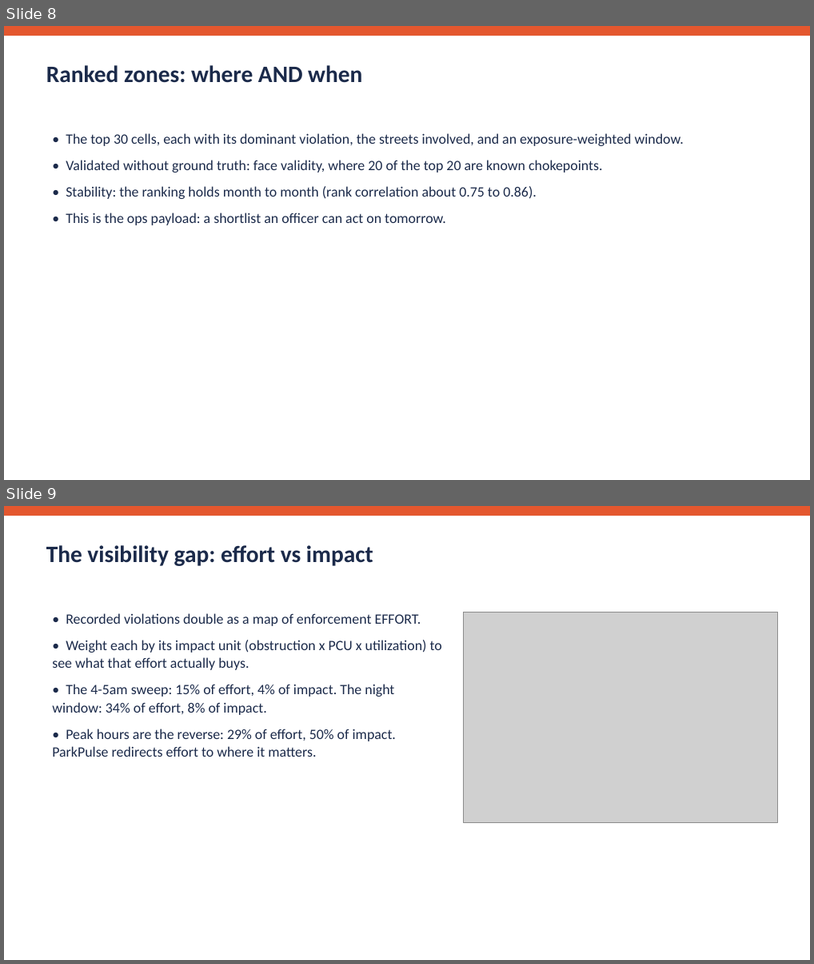
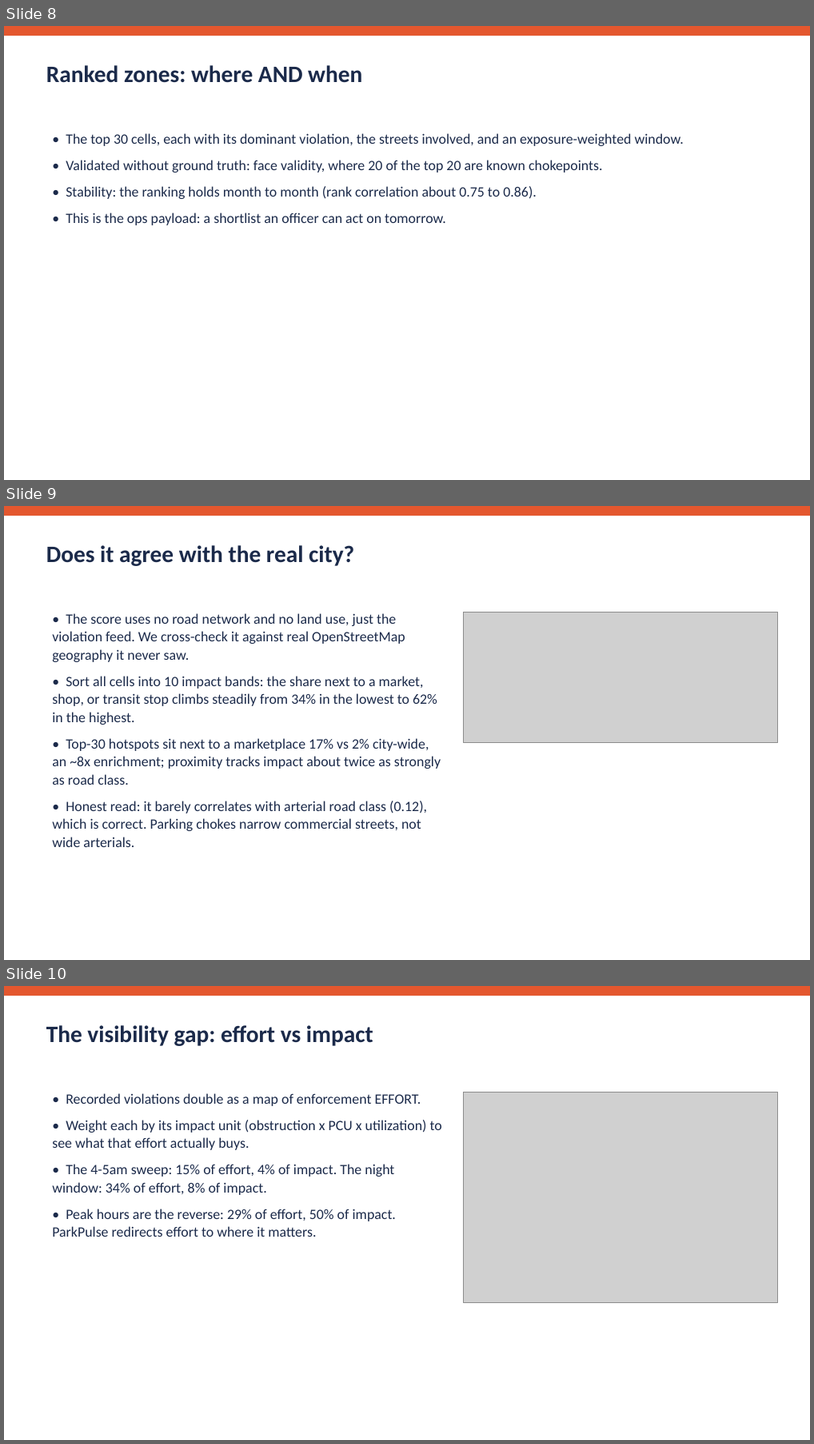
Before and after one commit to senku14x/Flipkart-Gridlock, a slide deck: submission/ParkPulse_Pitch_Deck.pptx. Shown one above the other, each under a label of ours: slides 8 and 9 before the commit, slides 8, 9 and 10 after it. The pictures are 814x964 and 814x1444 pixels, drawn with LibreOffice and Linux fonts; fonts in the diff are those of the drawing; grey boxes stand for pictures. Boxes give left, top, right and bottom in pixels: in the first picture for what was removed or moved away, otherwise in the second. Text is boxed around its words. In the diff, an @@ line names an element or a change of style, - is before the commit and + after.

```diff
--- a/submission/ParkPulse_Pitch_Deck.pptx
+++ b/submission/ParkPulse_Pitch_Deck.pptx
@@ slide 9 added at box(4, 506, 810, 960), background #FFFFFF @@
@@ rectangle added at box(4, 506, 810, 516), fill #E4572E @@
@@ text added at box(46, 545, 354, 566), 28 pt, text #1B2A4A, bold @@
+Does it agree with the real city?
@@ text added at box(52, 613, 441, 847), 17 pt, text #1B2A4A @@
+• The score uses no road network and no land use, just the violation feed. We cross-check it against real OpenStreetMap geography it never saw.
+• Sort all cells into 10 impact bands: the share next to a market, shop, or transit stop climbs steadily from 34% in the lowest to 62% in the highest.
+• Top-30 hotspots sit next to a marketplace 17% vs 2% city-wide, an ~8x enrichment; proximity tracks impact about twice as strongly as road class.
+• Honest read: it barely correlates with arterial road class (0.12), which is correct. Parking chokes narrow commercial streets, not wide arterials.
@@ picture added at box(464, 612, 778, 743) @@
@@ what was slide 9 is now slide 10 @@
```
Also in this commit, not shown: 1 slide changed, 16 other files.
